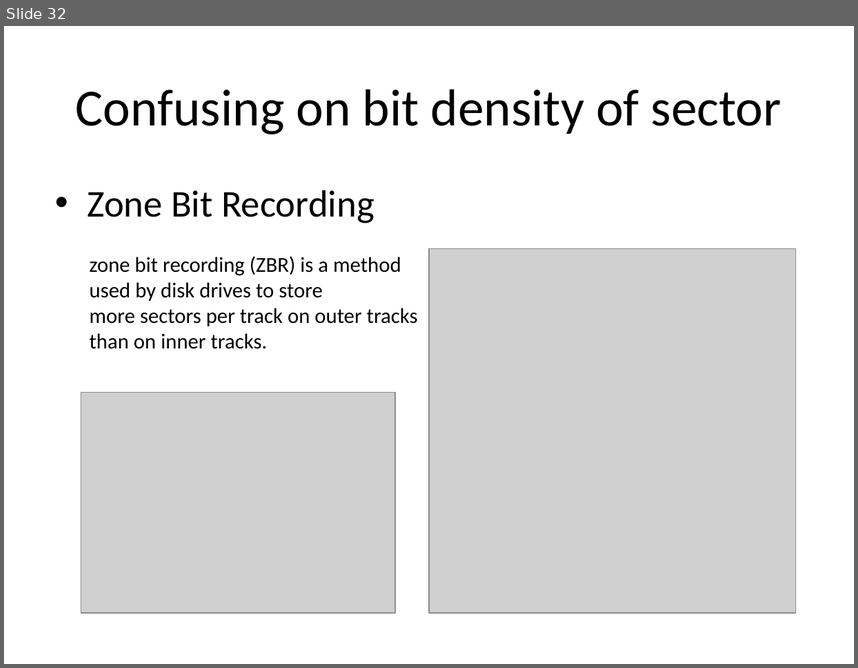
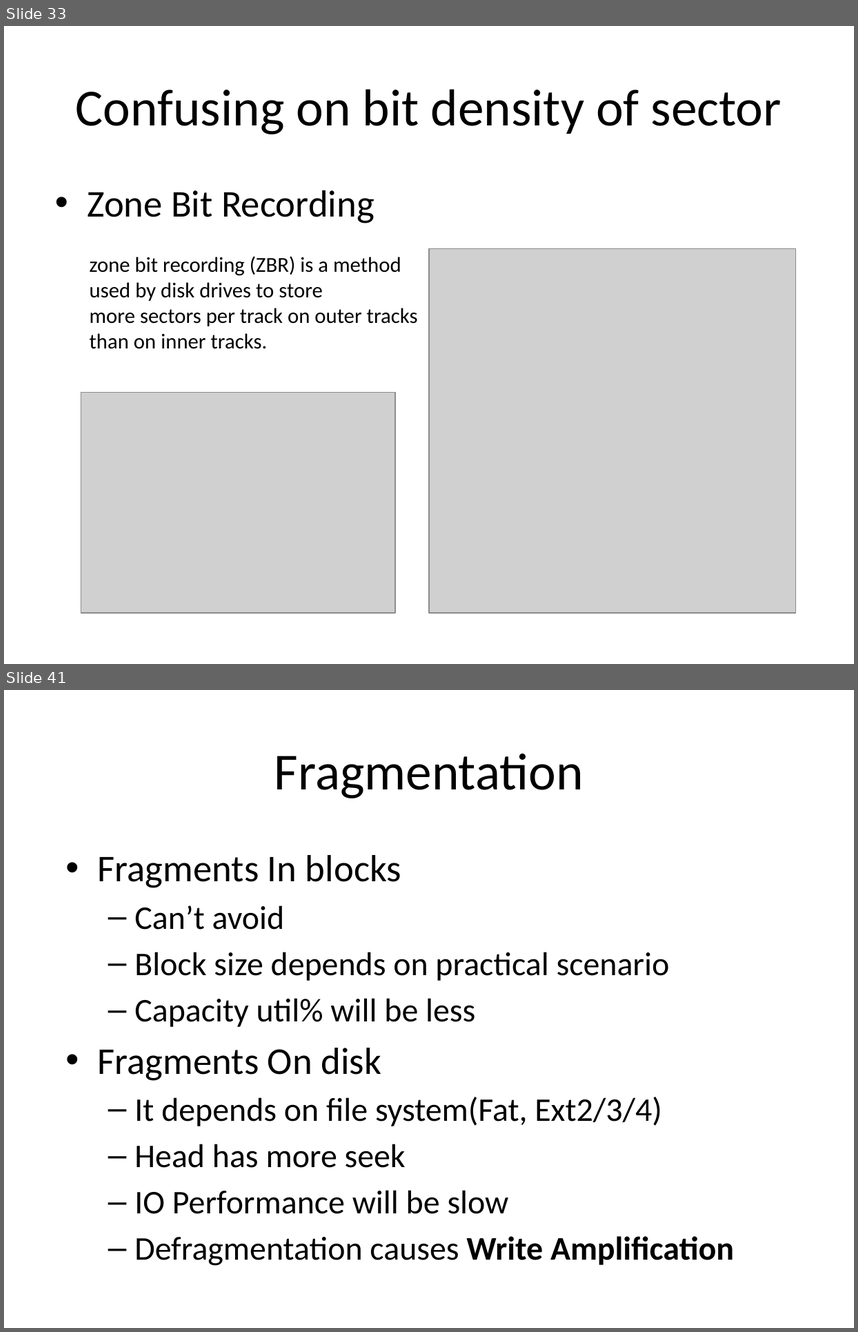
Before and after one commit to guhanjie/Knowledge-sharing, a slide deck: 数据存取模型.pptx. Shown one above the other, each under a label of ours: slide 32 before the commit, slides 33 and 41 after it; the slides between them are not shown. The pictures are 858x668 and 858x1332 pixels, drawn with LibreOffice and Linux fonts; fonts in the diff are those of the drawing; grey boxes stand for pictures. Boxes give left, top, right and bottom in pixels: in the first picture for what was removed or moved away, otherwise in the second. Text is boxed around its words. In the diff, an @@ line names an element or a change of style, - is before the commit and + after.

Commit message:
update for data model on memory & disk

```diff
--- a/数据存取模型.pptx
+++ b/数据存取模型.pptx
@@ slide 41 added at (4, 690, 854, 1328), background #FFFFFF @@
@@ title added at (274, 753, 584, 798), 44 pt, text #000000 @@
+Fragmentation
@@ text added at (98, 855, 734, 1265), 28 pt, text #000000 @@
+• Fragments In blocks
+  – Can’t avoid
+  – Block size depends on practical scenario
+  – Capacity util% will be less
+• Fragments On disk
+  – It depends on file system(Fat, Ext2/3/4)
+  – Head has more seek
+  – IO Performance will be slow
+  – Defragmentation causes Write Amplification
@@ what was slide 32 is now slide 33 @@
```
Also in this commit, not shown: 8 slides changed, 4 other slides added.
